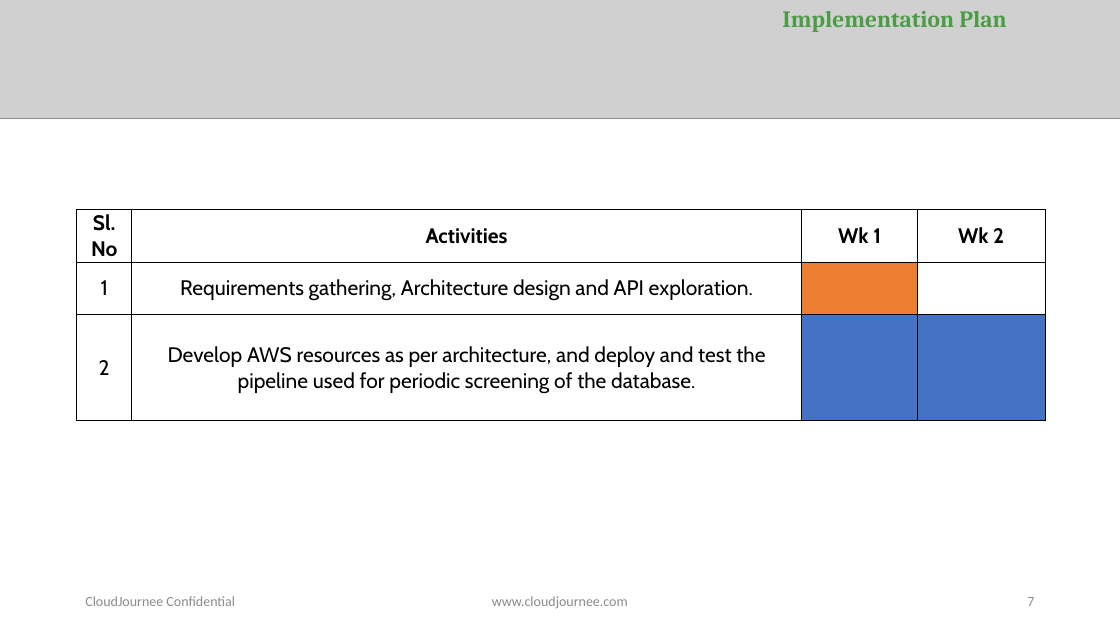
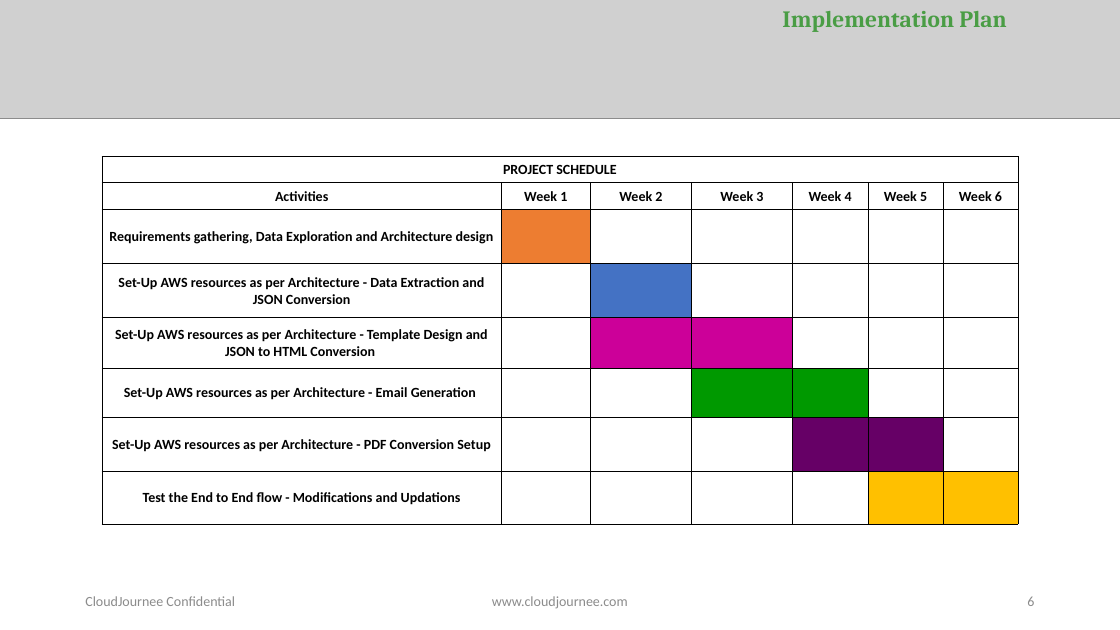
Before and after one commit to Ashwinyyy/cvp-2-dev, a slide deck: slide 6 of CVP_Project_Proposal/CVP_Project_Proposal-cvp-2.pptx (slide 7 before the commit). Drawn at 1120x630 pixels with LibreOffice and Linux fonts; fonts in the diff are those of the drawing; grey boxes stand for pictures. Boxes give left, top, right and bottom in pixels: in the first picture for what was removed or moved away, otherwise in the second. Text is boxed around its words. In the diff, an @@ line names an element or a change of style, - is before the commit and + after.

Commit message:
adding edited ppt, wbs and project schedule

```diff
--- a/CVP_Project_Proposal/CVP_Project_Proposal-cvp-2.pptx
+++ b/CVP_Project_Proposal/CVP_Project_Proposal-cvp-2.pptx
@@ table added at <box>102,156,1018,523</box>, 8 rows, 7 columns @@
+PROJECT SCHEDULE |  |  |  |  |  | 
+Activities | Week 1 | Week 2 | Week 3 | Week 4 | Week 5 | Week 6
+Requirements gathering, Data Exploration and Architecture design |  |  |  |  |  | 
+Set-Up AWS resources as per Architecture - Data Extraction and JSON Conversion |  |  |  |  |  | 
+Set-Up AWS resources as per Architecture - Template Design and JSON to HTML Conversion |  |  |  |  |  | 
+Set-Up AWS resources as per Architecture - Email Generation |  |  |  |  |  | 
+Set-Up AWS resources as per Architecture - PDF Conversion Setup |  |  |  |  |  | 
+Test the End to End flow - Modifications and Updations |  |  |  |  |  | 
@@ table removed at <box>77,209,1046,421</box>, 3 rows, 4 columns @@
-Sl. No | Activities | Wk 1 | Wk 2
-1 | Requirements gathering, Architecture design and API exploration. |  | 
-2 | Develop AWS resources as per architecture, and deploy and test the pipeline used for periodic screening of the database. |  | 
@@ page number at <box>1027,597,1034,606</box>: text changed @@
-7
+6
```
Also in this commit, not shown: 5 other slides changed, 1 slide removed, 20 other files.
